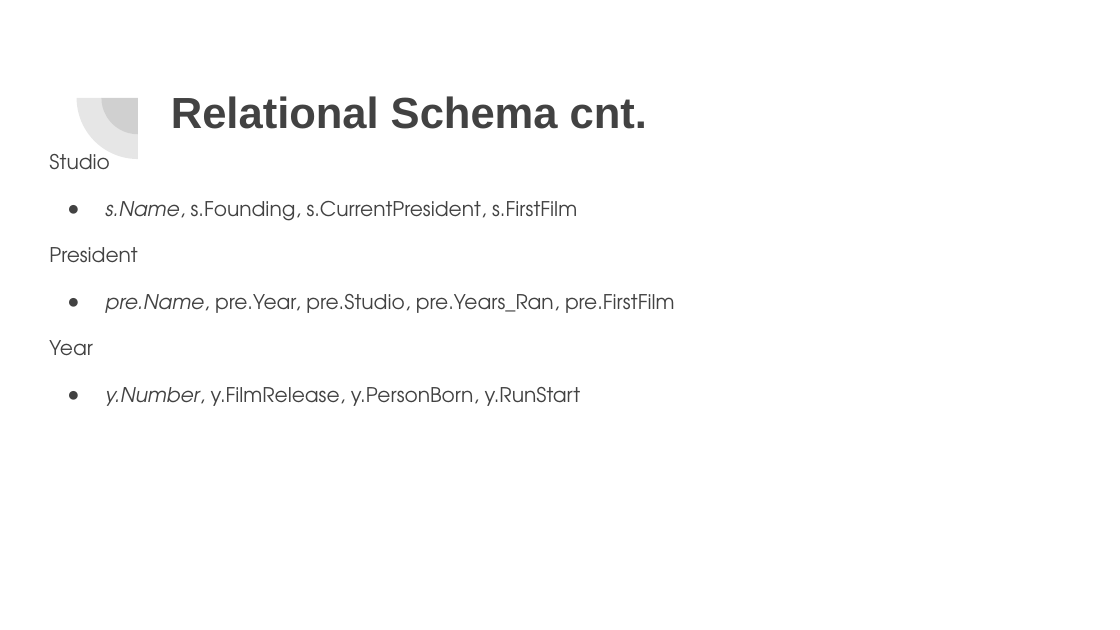
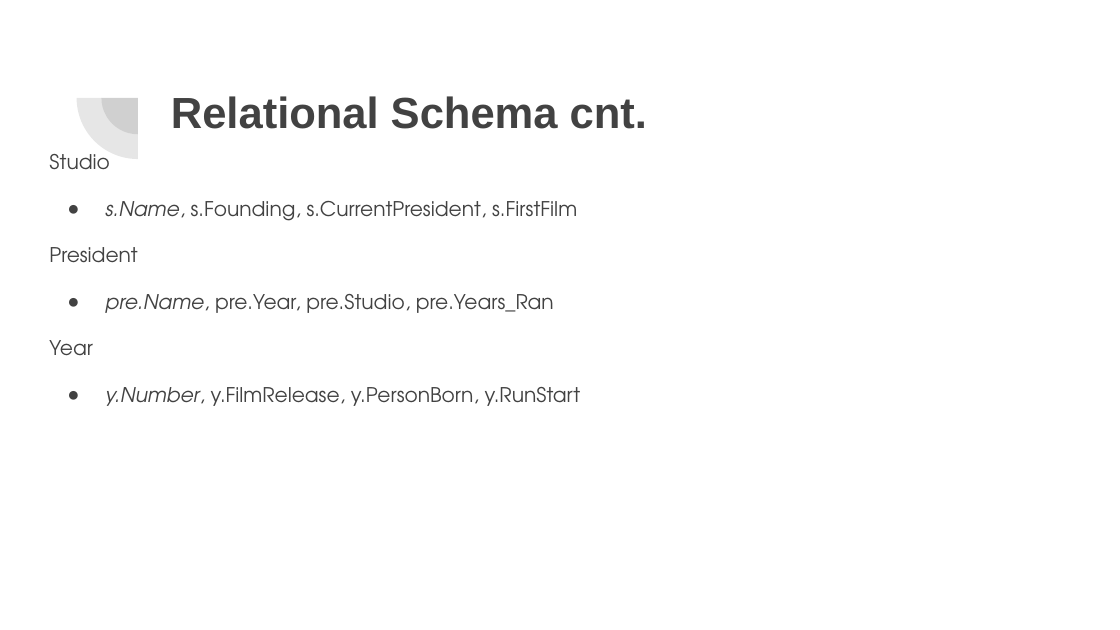
Before and after one commit to ProjectBreakaway/Project, a slide deck: slide 8 of Project Presentation.pptx. Drawn at 1120x630 pixels with LibreOffice and Linux fonts; fonts in the diff are those of the drawing. Boxes give left, top, right and bottom in pixels: in the first picture for what was removed or moved away, otherwise in the second. Text is boxed around its words. In the diff, an @@ line names an element or a change of style, - is before the commit and + after.

```diff
--- a/Project Presentation.pptx
+++ b/Project Presentation.pptx
@@ text at box(105, 294, 554, 313): text changed @@
-● pre.Name, pre.Year, pre.Studio, pre.Years_Ran, pre.FirstFilm
+● pre.Name, pre.Year, pre.Studio, pre.Years_Ran
```
Also in this commit, not shown: 5 other slides changed, 2 slides added, 1 slide removed.
